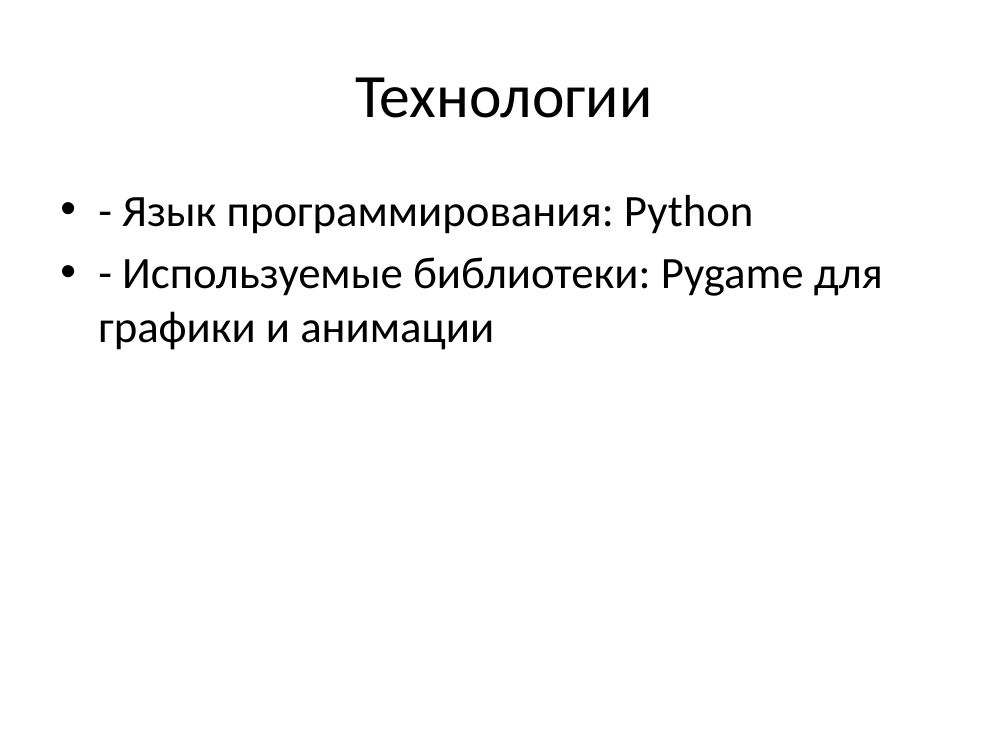
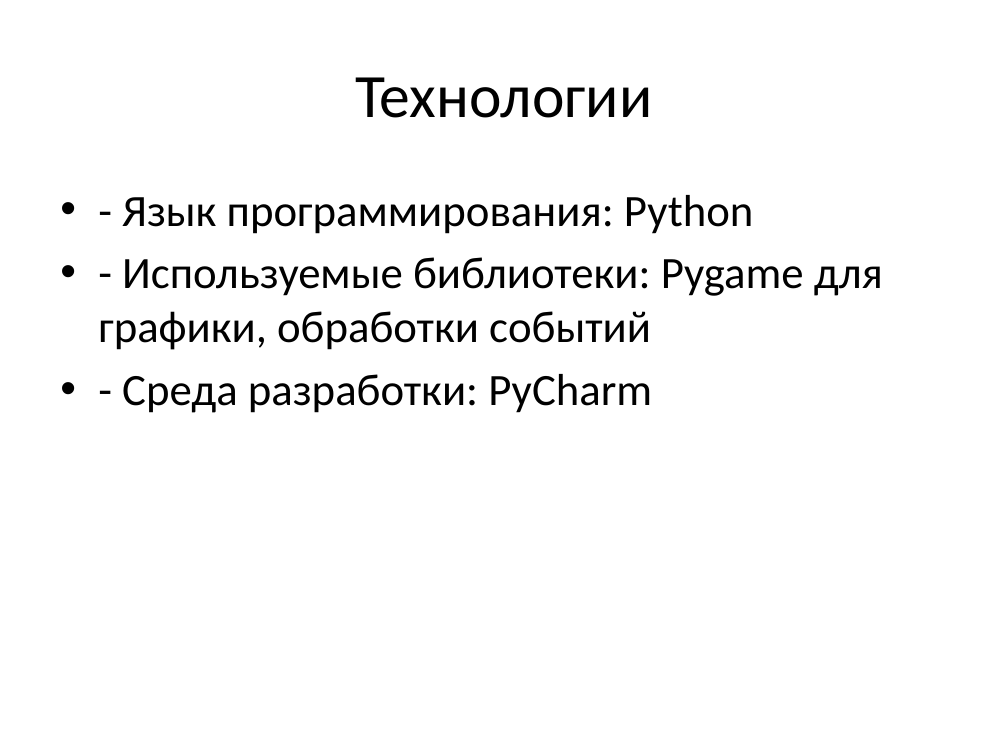
Before and after one commit to sav04eck/SonicRun, a slide deck: slide 4 of Презентация SonicRun.pptx. Drawn at 1008x756 pixels with LibreOffice and Linux fonts; fonts in the diff are those of the drawing. Boxes give left, top, right and bottom in pixels: in the first picture for what was removed or moved away, otherwise in the second. Text is boxed around its words. In the diff, an @@ line names an element or a change of style, - is before the commit and + after.

```diff
--- a/Презентация SonicRun.pptx
+++ b/Презентация SonicRun.pptx
@@ text at (98, 257, 883, 413): text changed @@
-• - Используемые библиотеки: Pygame для графики и анимации
+• - Используемые библиотеки: Pygame для графики, обработки событий
+• - Среда разработки: PyCharm
```
Also in this commit, not shown: 4 other slides changed, 1 slide added, 1 slide removed.
